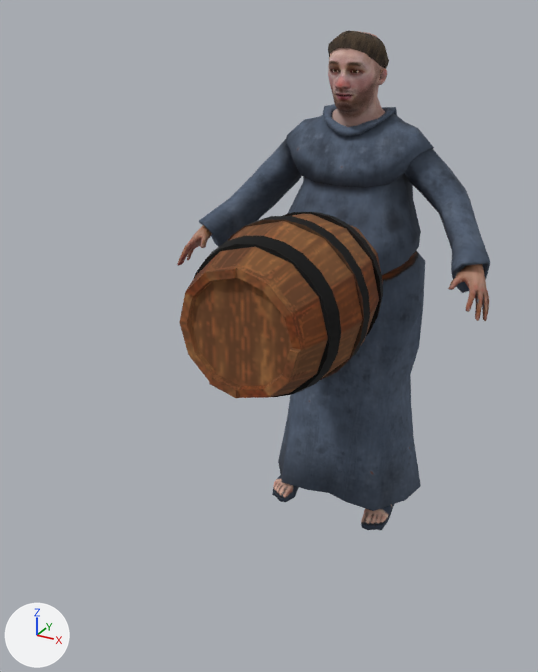
An edit to the glTF model src/assets/models/moine_tonnelier.glb, drawn before and after from the same camera.
One viewpoint serves both versions: a camera (50 mm lens) standing at (0.98, -2.43, 1.81) and looking at (-0.06, -0.54, 0.86). The lights are fixed; the arrows at lower left show +X, +Y and +Z. The picture after the commit comes second. Vertices at exactly the same position are counted once.

The first picture shows 'Monk'.
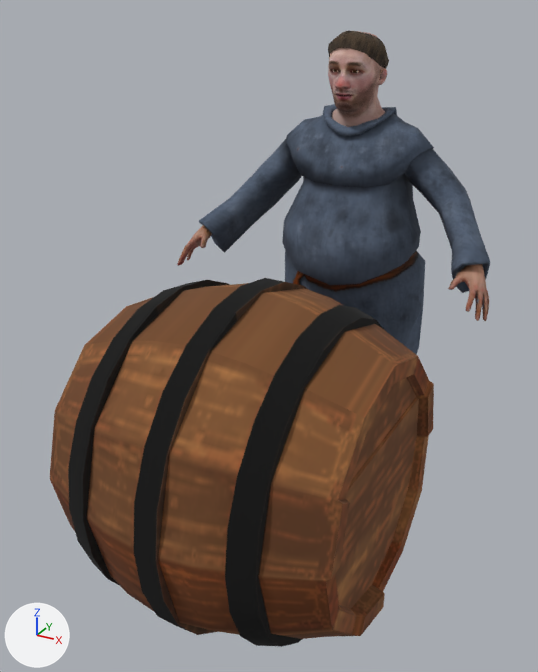
Changed parts and their boxes (x1, y1, x2, y2) in the pictures (538 x 672 px; the box of a moved part takes in the faces that stretch with it):
'Monk', reshaped (40% wider, 23% taller)
    before: (177, 30, 490, 530)
    after: (50, 30, 490, 647)
part 1 of me_monk, moved or reshaped
    before: (179, 214, 383, 398)
    after: (50, 283, 434, 639)
part 2 of me_monk, moved or reshaped
    before: (194, 236, 341, 397)
    after: (225, 305, 384, 647)
part 3 of me_monk, moved or reshaped (mostly hidden before)
    before: (283, 212, 383, 336)
    after: (68, 280, 230, 585)
part 4 of me_monk, moved or reshaped
    before: (227, 216, 370, 380)
    after: (134, 278, 307, 635)

The edits, one by one:
me_monk is used by ob_monk; location (0.0, 0.0, 0.0).
me_monk had 2560 vertices, 4764 faces and spanned x -0.56..0.56, y -0.83..0.27, z -0.02..1.75.
me_monk now has 2560 vertices, 4764 faces and spans x -0.56..0.56, y -1.28..0.27, z -0.02..1.75.
me_monk part 1: the loose piece of 198 vertices spanning x -0.27..0.26, y -0.83..-0.21, z 0.72..1.24 is multiplied about its middle by the matrix ((0.0, -1.452, 0.0), (0.0, 0.0, 2.037), (-2.037, 0.0, 0.0)), then moved by (0.01, -0.23, -0.42).
me_monk part 2: the loose piece of 96 vertices spanning x -0.25..0.24, y -0.71..-0.66, z 0.74..1.23 is multiplied about its middle by the matrix ((0.0, -1.452, 0.0), (0.0, 0.0, 2.037), (-2.037, 0.0, 0.0)), then moved by (0.25, -0.06, -0.42).
me_monk part 3: the loose piece of 96 vertices spanning x -0.25..0.24, y -0.36..-0.31, z 0.74..1.23 is multiplied about its middle by the matrix ((0.0, -1.452, 0.0), (0.0, 0.0, 2.037), (-2.037, 0.0, 0.0)), then moved by (-0.26, -0.41, -0.42).
me_monk part 4: the loose piece of 96 vertices spanning x -0.27..0.26, y -0.54..-0.5, z 0.72..1.25 is multiplied about its middle by the matrix ((0.0, -1.452, 0.0), (0.0, 0.0, 2.037), (-2.037, 0.0, 0.0)), then moved by (0.01, -0.23, -0.42).
